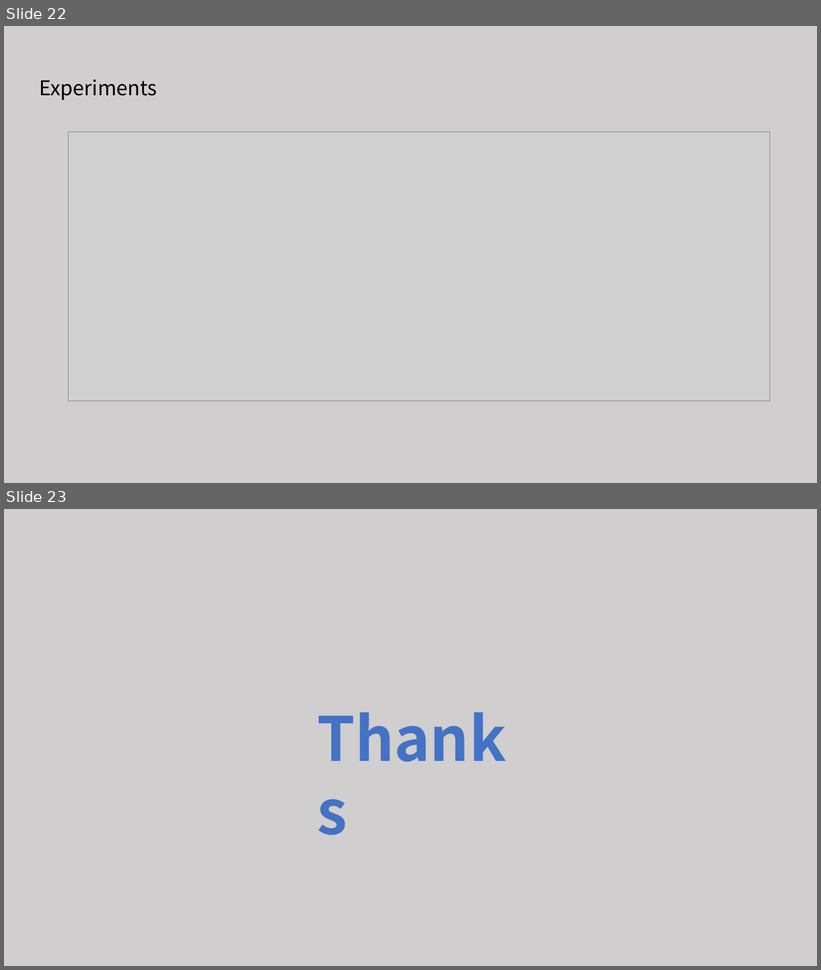
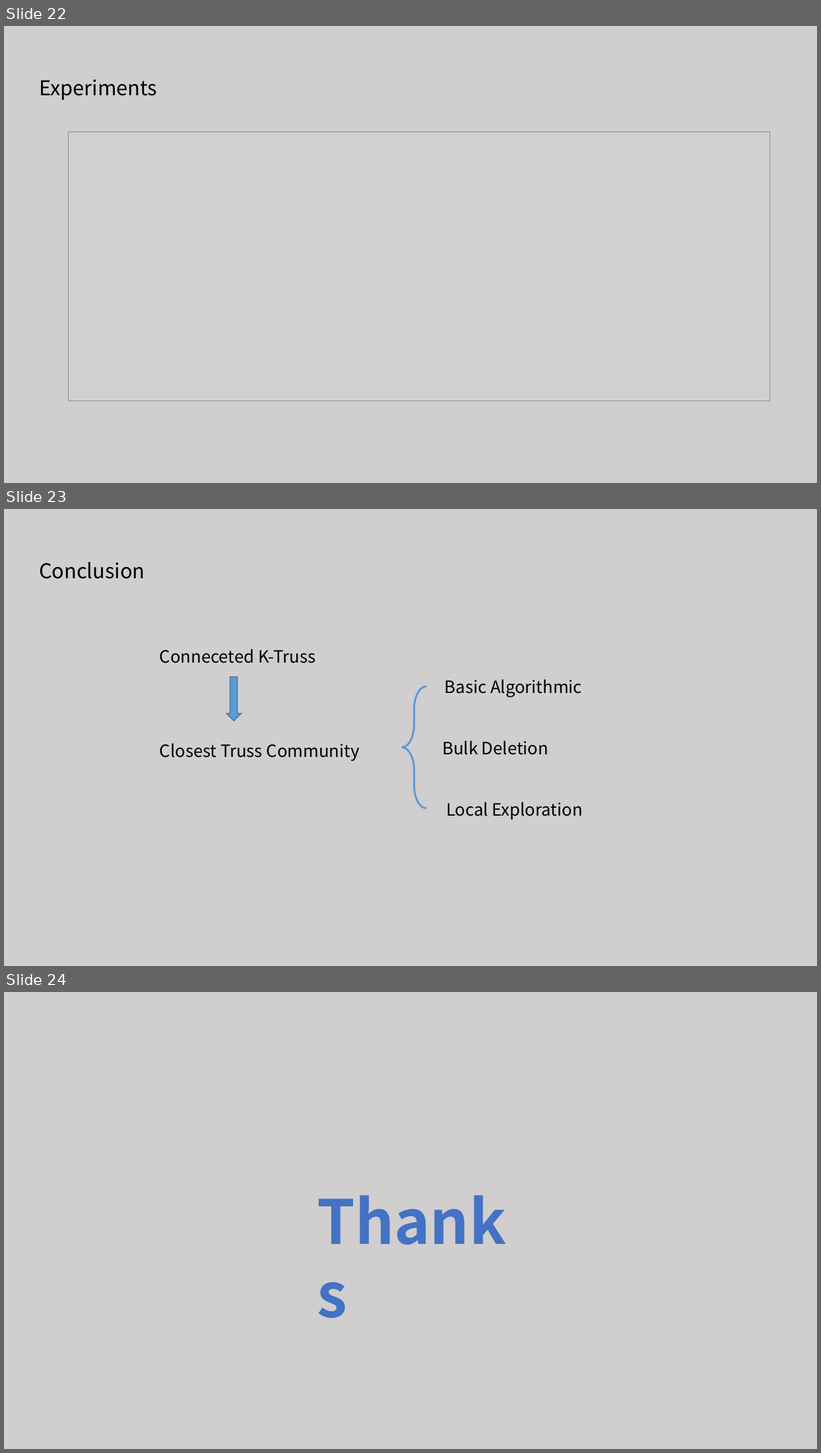
Before and after one commit to tianzhuwei/PPT, a slide deck: Approximate Closest Community Search in Networks.pptx. Shown one above the other, each under a label of ours: slides 22 and 23 before the commit, slides 22, 23 and 24 after it. The pictures are 821x970 and 821x1453 pixels, drawn with LibreOffice and Linux fonts; fonts in the diff are those of the drawing; grey boxes stand for pictures. Boxes give left, top, right and bottom in pixels: in the first picture for what was removed or moved away, otherwise in the second. Text is boxed around its words. In the diff, an @@ line names an element or a change of style, - is before the commit and + after.

```diff
--- a/Approximate Closest Community Search in Networks.pptx
+++ b/Approximate Closest Community Search in Networks.pptx
@@ slide 23 added at box(4, 509, 817, 966), background #D0CECE @@
@@ text added at box(39, 562, 145, 579), 24 pt, text #000000 @@
+Conclusion
@@ text added at box(160, 649, 316, 663), 20 pt, text #000000 @@
+Conneceted K-Truss
@@ down arrow added at box(226, 677, 242, 722), fill #5B9BD5, outline #43739E 1 pt @@
@@ left brace added at box(403, 687, 426, 809), outline #5B9BD5 2.25 pt @@
@@ text added at box(445, 679, 582, 698), 20 pt, text #000000 @@
+Basic Algorithmic
@@ text added at box(160, 743, 360, 761), 20 pt, text #000000 @@
+Closest Truss Community
@@ text added at box(442, 741, 548, 755), 20 pt, text #000000 @@
+Bulk Deletion
@@ text added at box(446, 802, 583, 820), 20 pt, text #000000 @@
+Local Exploration
@@ what was slide 23 is now slide 24 @@
```
Also in this commit, not shown: 10 slides changed, 2 slides removed.
